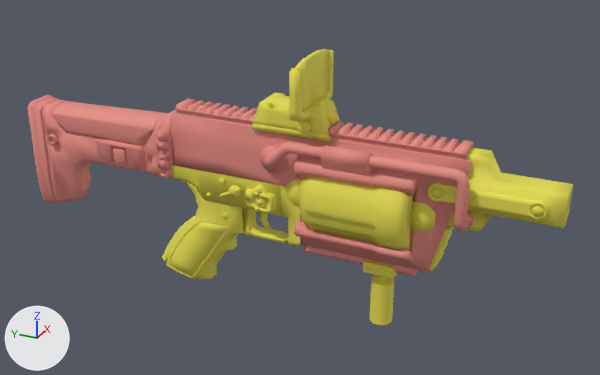
What one commit did to the FBX model PaP2 Prototype/Assets/Prefabs/Weapons/Shotgun/Shotgun.fbx.
One viewpoint serves both versions: a 50 mm camera at (-0.328, -0.14, 0.132) aimed at (0.005, 0.01, -0.035). Lighting does not change. The marker at lower left points along +X, +Y and +Z. Where no turn or scale is listed for an object, it has been applied to the vertices.
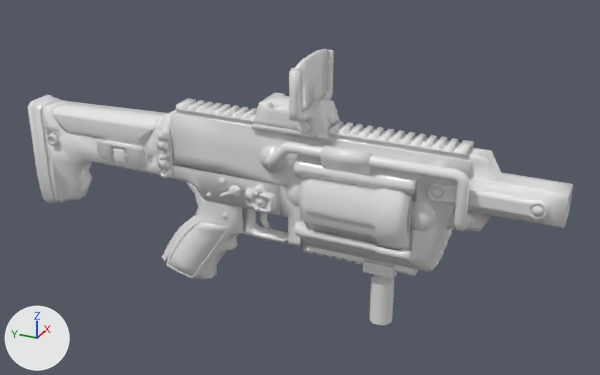
The newer file is also turned or shifted as a whole; pictures and numbers use the older file's frame.

Pixel boxes [x1, y1, x2, y2] of what changed, in the pictures (600 x 375 px):
```json
{"object": "Plane.005", "change": "recoloured", "before": [27, 95, 474, 277], "after": [27, 95, 474, 277], "on screen": "pink to white"}
{"object": "Plane.004", "change": "recoloured", "before": [162, 49, 573, 325], "after": [162, 49, 573, 325], "on screen": "yellow to white"}
```

The change, as JSON lines over the scene's bpy script:
```json
{"op": "add", "block": "mat_shotgun", "code": ["mat_shotgun = principled_material('Shotgun')", "mat_shotgun.base_color = (0.8, 0.8, 0.8)  # white #e7e7e7", "mat_shotgun.roughness = 0.227"]}
{"block": "me_plane_005", "where": "me_plane_005.from_pydata(...)  # 2997 vertices, 2789 faces; spans x -0.017..0.022, y -0.102..0.136, z -0.018..0.051"}
{"op": "remove", "block": "me_plane_005", "code": "me_plane_005.materials.append(mat_p1g2)  # pink #e78d84"}
{"op": "add", "block": "me_plane_005", "code": "me_plane_005.materials.append(mat_shotgun)  # white #e7e7e7"}
{"block": "me_plane_004", "where": "me_plane_004.from_pydata(...)  # 4174 vertices, 4229 faces; spans x -0.02..0.022, y -0.139..0.061, z -0.046..0.082"}
{"op": "remove", "block": "me_plane_004", "code": "me_plane_004.materials.append(mat_p2g2)  # yellow #e7df50"}
{"op": "add", "block": "me_plane_004", "code": "me_plane_004.materials.append(mat_shotgun)  # white #e7e7e7"}
```
